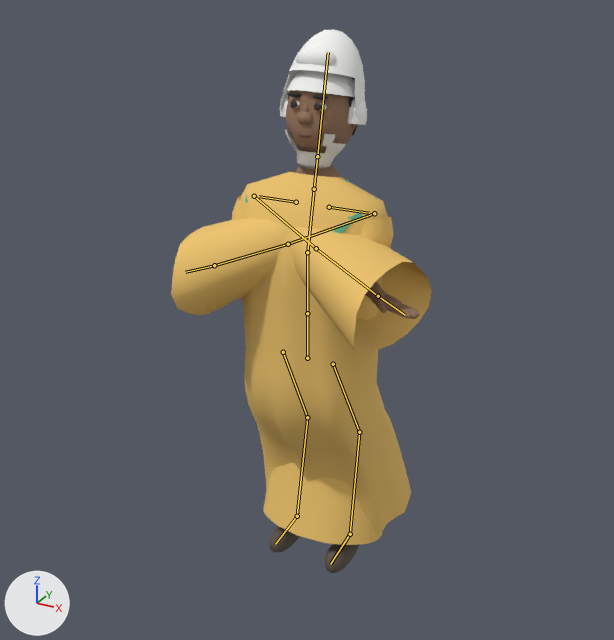
Before and after pictures for a commit that changed the Blender file assets-src/character_rig_v5.blend.
Camera for both pictures: a 50 mm camera at (1.29, -2.35, 2.19) aimed at (0.03, -0.07, 1.04). Every picture has the same lights, and +X, +Y and +Z are marked at lower left. The first picture is the older version. Both versions are drawn at frame 5 of the action 'Dance_B'; the numbers are the values there. The bones that bend it are drawn over the model as lines.

In view in the first picture: 'Beard', 'Cloth_Boubou', 'Cloth_Headwrap', 'Cloth_Kufi', 'Cloth_Shoes', 'Cloth_Skirt', 'Cloth_Tee', 'DR_Body', 'DR_Hands', 'DR_Head', 'Hair_Short'.
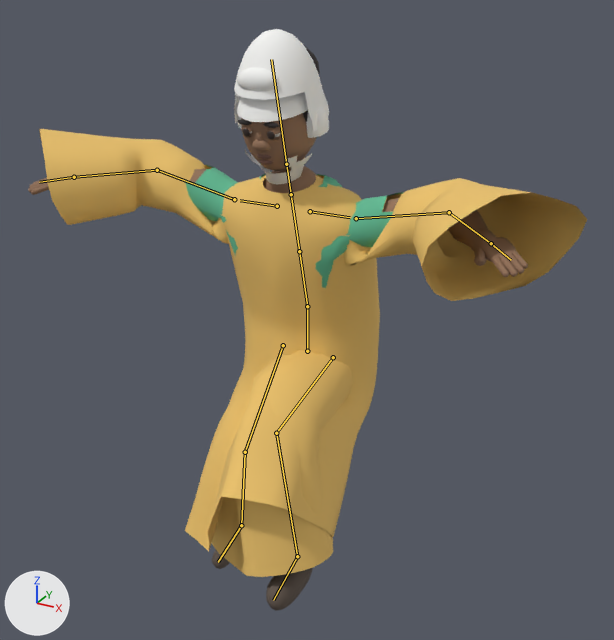
The change in detail:
Bone 'root' (bone_root) moves from (0.0, 0.0, -0.087) to (0.0, 0.0, -0.06).
Bone 'spine' (bone_spine) turns from (0, 0, 0) to (14, 0, 0) degrees about its own x, y and z.
Bone 'chest' (bone_chest) turns from (-12, 2, -1) to (0, 0, 0) degrees about its own x, y and z.
Bone 'upper_arm.L' (bone_upper_arm_l) turns from (-20, 0, 74) to (12, 11, -89) degrees about its own x, y and z.
Bone 'forearm.L' (bone_forearm_l) turns from (0, 0, 0) to (-45, -9, -4) degrees about its own x, y and z.
Bone 'upper_arm.R' (bone_upper_arm_r) turns from (-20, 0, -74) to (12, -11, 89) degrees about its own x, y and z.
Bone 'forearm.R' (bone_forearm_r) turns from (0, 0, 0) to (-45, 9, 4) degrees about its own x, y and z.
Bone 'thigh.L' (bone_thigh_l) turns from (29, 0, 0) to (-80, -2, -12) degrees about its own x, y and z.
Bone 'shin.L' (bone_shin_l) turns from (-42, 0, 0) to (74, 0, 0) degrees about its own x, y and z.
Bone 'thigh.R' (bone_thigh_r) turns from (29, 0, 0) to (-17, 0, 12) degrees about its own x, y and z.
Bone 'shin.R' (bone_shin_r) turns from (-42, 0, 0) to (26, 0, 0) degrees about its own x, y and z.

What differs and where, as boxes [x1, y1, x2, y2] in the pictures (614 x 640 px):
'Cloth_Boubou', posed (110% wider, 17% taller)
    before: [171, 171, 432, 532]
    after: [39, 128, 587, 551]
'Cloth_Skirt', posed
    before: [263, 385, 385, 545]
    after: [212, 350, 353, 577]
'Cloth_Headwrap', posed (8% wider, 13% taller)
    before: [279, 29, 367, 125]
    after: [234, 29, 329, 138]
'DR_Head', posed
    before: [286, 90, 357, 153]
    after: [237, 113, 317, 171]
'Cloth_Tee', posed (mostly hidden before)
    before: [245, 171, 378, 234]
    after: [185, 164, 404, 288]
'Cloth_Kufi', posed
    before: [287, 70, 355, 97]
    after: [237, 92, 308, 122]
'Cloth_Shoes', posed
    before: [269, 526, 359, 573]
    after: [212, 550, 313, 611]
'DR_Body', posed (mostly hidden)
    before: [294, 165, 385, 306]
    after: [189, 166, 488, 266]
'DR_Hands', posed
    before: [172, 267, 419, 319]
    after: [28, 178, 528, 277]
'Beard', posed (10% wider, 15% shorter)
    before: [285, 129, 346, 169]
    after: [245, 150, 312, 184]
'Hair_Puff', posed (not visible before)
    after: [303, 46, 320, 122]
'Cloth_DressTop', posed (not visible before)
    after: [187, 165, 401, 212]
'Hair_Short', posed (not visible afterwards)
    before: [287, 90, 358, 135]
bone 'spine', root to tip
    before: (307, 313) to (307, 252)
    after: (307, 306) to (299, 251)
bone 'chest', root to tip
    before: (307, 252) to (314, 189)
    after: (299, 251) to (291, 194)
bone 'upper_arm.L', root to tip
    before: (374, 213) to (288, 244)
    after: (356, 218) to (449, 212)
bone 'forearm.L', root to tip
    before: (288, 244) to (214, 265)
    after: (449, 212) to (491, 243)
bone 'upper_arm.R', root to tip
    before: (254, 196) to (316, 248)
    after: (234, 199) to (157, 170)
bone 'forearm.R', root to tip
    before: (316, 248) to (378, 296)
    after: (157, 170) to (74, 177)
bone 'thigh.L', root to tip
    before: (333, 364) to (359, 432)
    after: (333, 357) to (276, 433)
bone 'shin.L', root to tip
    before: (359, 432) to (350, 534)
    after: (276, 433) to (297, 556)
bone 'thigh.R', root to tip
    before: (283, 352) to (307, 417)
    after: (283, 345) to (245, 452)
bone 'shin.R', root to tip
    before: (307, 417) to (297, 516)
    after: (245, 452) to (241, 525)
